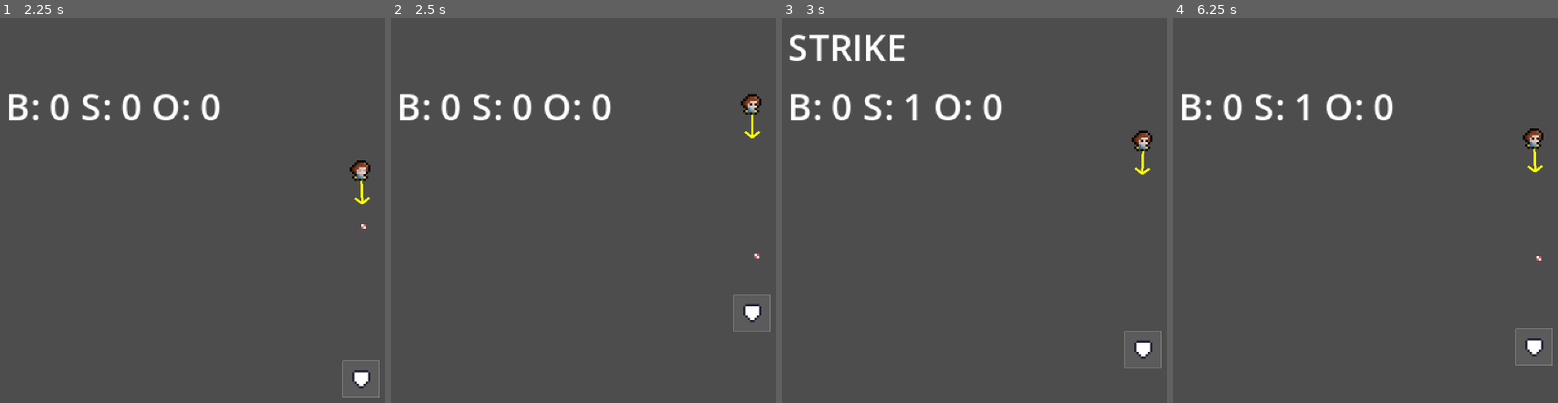
Above: before the commit, frames 1-4 (left to right).
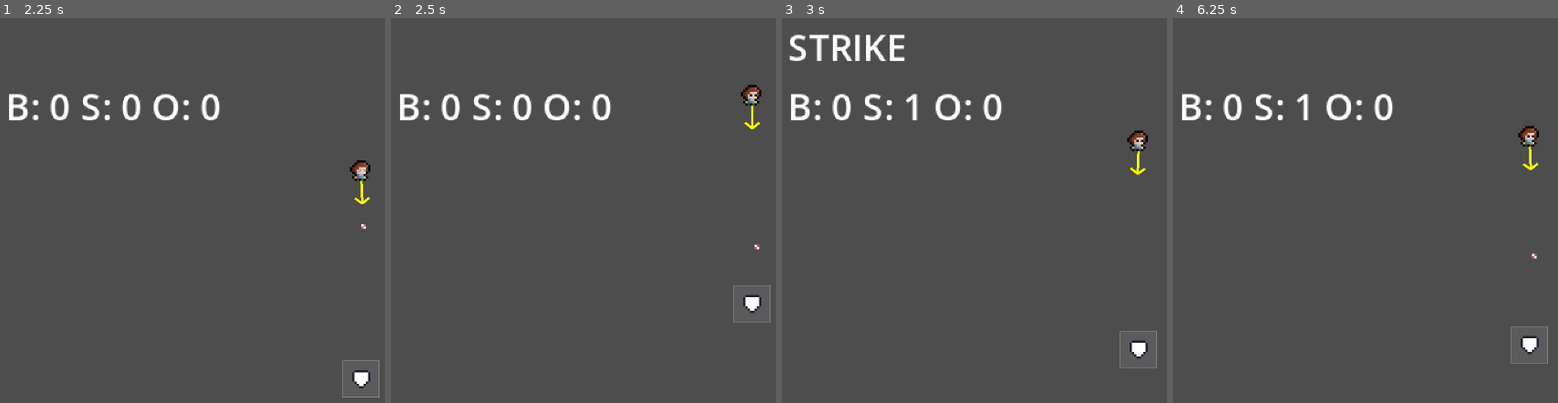
Above: after the commit, the same moments.

Repository: LunchBoxValley/base_quest
Game: Godot game, scene res://scenes/main/main.tscn
Same seed, same stepped clock (60 frames per second), same inputs: the game is played once before the commit and once after it.
Inputs:
- Up to frame 1 (2.25 s): tap Enter (pitch) at 0.5, 1.55, 2.1 s; tap Left (aim_left) at 0.6 s; tap Right (aim_right) at 0.8, 1.35 s
- Up to frame 2 (2.5 s): tap Left (aim_left) at 2.3 s
- Up to frame 3 (3 s): tap Left (aim_left) at 2.85 s
- Up to frame 4 (6.25 s): tap Right (aim_right) at 3.05, 3.6, 5.3, 5.85 s; tap Enter (pitch) at 3.8, 4.35, 6.05 s; tap Left (aim_left) at 4.55, 5.1 s; tap Space at 5 s

Frame 1 is identical in both runs. In frame 2, 0.8% of the frame differs, in the area x 88-99%, y 17-82%; in frame 3, 0.6%; in frame 4, 0.8%, in the area x 87-99%, y 27-91%.

Commit message:
update 06
Added a little bit of Juice.

Diff:
--- a/UI/pitch_meter.gd
+++ b/UI/pitch_meter.gd
@@ -1,32 +1,34 @@
+# res://ui/pitch_meter.gd
 extends Control
 class_name PitchMeter
 
 signal finished(power: float, accuracy: float)
 
+@export var anchor_corner: int = Control.PRESET_TOP_LEFT
+@export var anchor_offset: Vector2 = Vector2(4, 4)
 @export var speed: float = 2.0  # cycles per second
+
 @onready var fg: ColorRect = $BarFG
 
 var _t := 0.0
-var _phase := 0        # 0 = power, 1 = accuracy, 2 = done
+var _phase := 0              # 0 = power, 1 = accuracy, 2 = done
 var running := false
-
 var power := 0.5
 var accuracy := 0.5
 
 func _ready() -> void:
+	set_anchors_preset(anchor_corner)
+	position = anchor_offset
+	mouse_filter = MOUSE_FILTER_IGNORE
+	visible = false
+	add_to_group("pitch_meter")
 	set_process(true)
-	visible = false
-	add_to_group("pitch_meter")  # so Pitcher can find it
 
 func start() -> void:
 	visible = true
 	running = true
 	_phase = 0
 	_t = 0.0
-
-func stop() -> void:
-	running = false
-	visible = false
 
 func lock() -> void:
 	if not running:
@@ -40,17 +42,17 @@
 		_phase = 2
 		running = false
 		visible = false
-		emit_signal("finished", power, accuracy)
+		finished.emit(power, accuracy)
 
 func _process(delta: float) -> void:
 	if not running:
 		return
 	_t += delta * speed
 	var v := _current_value()
-	# assume BarFG width target is 48 px; adjust if you used a different size
+	# If your bar width differs, tweak 48.0 to match
 	fg.size.x = int(48.0 * v)
 
 func _current_value() -> float:
-	# ping-pong 0..1..0 sweep
+	# ping-pong 0..1..0
 	var r := fposmod(_t, 2.0)
-	return r if r <= 1.0 else 2.0 - r
+	return (r if r <= 1.0 else (2.0 - r))
--- a/UI/umpire_hud.gd
+++ b/UI/umpire_hud.gd
@@ -2,8 +2,8 @@
 extends Control
 class_name UmpireHUD
 
-@export var home_plate_path: NodePath      # drag your HomePlate node here
-@export var call_flash_time: float = 0.7   # seconds the big call stays visible
+@export var home_plate_path: NodePath
+@export var call_flash_time: float = 0.7
 @export var anchor_corner: int = Control.PRESET_TOP_LEFT
 @export var anchor_offset: Vector2 = Vector2(4, 4)
 
@@ -18,14 +18,12 @@
 var outs := 0
 
 func _ready() -> void:
-	# Anchor to top-left and ignore mouse so gameplay input passes through.
 	set_anchors_preset(anchor_corner)
 	position = anchor_offset
 	mouse_filter = MOUSE_FILTER_IGNORE
 
-	# Guard against missing nodes (prevents the "null instance .text" error)
 	if not (lbl_call and lbl_balls and lbl_strikes and lbl_outs and timer):
-		push_error("[UmpireHUD] One or more child nodes not found. Check your scene paths/names.")
+		push_error("[UmpireHUD] Missing child nodes. Check scene paths.")
 		return
 
 	lbl_call.text = ""
@@ -38,10 +36,8 @@
 func _wire_plate() -> void:
 	var plate := get_node_or_null(home_plate_path)
 	if plate == null:
-		push_warning("[UmpireHUD] home_plate_path is not set or not found.")
+		push_warning("[UmpireHUD] home_plate_path not set.")
 		return
-
-	# Godot 4 style: connect via signal objects, avoid duplicate connects.
 	if not plate.called_strike.is_connected(_on_called_strike):
 		plate.called_strike.connect(_on_called_strike)
 	if not plate.called_ball.is_connected(_on_called_ball):
@@ -67,15 +63,26 @@
 	_render()
 
 func _flash_call(t: String) -> void:
-	if lbl_call:
-		lbl_call.text = t
+	lbl_call.text = t
 	timer.start(call_flash_time)
 
 func _on_call_timer_timeout() -> void:
-	if lbl_call:
-		lbl_call.text = ""
+	lbl_call.text = ""
 
 func _render() -> void:
-	if lbl_balls:   lbl_balls.text   = "B: %d" % balls
-	if lbl_strikes: lbl_strikes.text = "S: %d" % strikes
-	if lbl_outs:    lbl_outs.text    = "O: %d" % outs
+	var old_b := lbl_balls.text
+	var old_s := lbl_strikes.text
+	var old_o := lbl_outs.text
+
+	lbl_balls.text   = "B: %d" % balls
+	lbl_strikes.text = "S: %d" % strikes
+	lbl_outs.text    = "O: %d" % outs
+
+	if lbl_balls.text != old_b: _pulse(lbl_balls)
+	if lbl_strikes.text != old_s: _pulse(lbl_strikes)
+	if lbl_outs.text != old_o: _pulse(lbl_outs)
+
+func _pulse(lbl: Label) -> void:
+	lbl.scale = Vector2(1.08, 1.08)
+	var tw := create_tween().set_trans(Tween.TRANS_QUAD).set_ease(Tween.EASE_OUT)
+	tw.tween_property(lbl, "scale", Vector2.ONE, 0.12)
--- a/entities/pitcher/pitcher.gd
+++ b/entities/pitcher/pitcher.gd
@@ -4,24 +4,22 @@
 
 # Scenes/paths
 @export var ball_scene: PackedScene = preload("res://entities/ball/ball.tscn")
-@export var home_plate_path: NodePath                      # drag your HomePlate node here
-@export var pitch_meter_path: NodePath                     # optional: drag your PitchMeter here (else we find group "pitch_meter")
+@export var home_plate_path: NodePath
+@export var pitch_meter_path: NodePath   # optional: or found by group "pitch_meter"
 
 # Tuning
 @export var pitch_speed: float = 220.0
-@export var aim_slots_per_side: int = 4                    # -4..+4 (9 slots total)
-@export var strike_zone_half_width: float = 12.0           # if zone_size.x == 24, this is 12
-@export var out_of_zone_extra: float = 2.0                 # furthest slot sits just outside zone edge
+@export var aim_slots_per_side: int = 4              # -4..+4
+@export var strike_zone_half_width: float = 12.0
+@export var out_of_zone_extra: float = 2.0           # modest outside
 
 # Visuals
 @export var draw_aim_indicator: bool = true
 
 @onready var hand: Marker2D = $Hand
 
-var _aim_slot: int = 0               # -aim_slots_per_side .. +aim_slots_per_side
+var _aim_slot: int = 0
 var _home_plate: Node2D
-
-# Meter state
 var _meter_active := false
 
 func _ready() -> void:
@@ -30,24 +28,19 @@
 	queue_redraw()
 
 func _unhandled_input(event: InputEvent) -> void:
-	# Aim taps
 	if Input.is_action_just_pressed("aim_left"):
 		_aim_slot = max(_aim_slot - 1, -aim_slots_per_side)
-		queue_redraw()
-		return
+		queue_redraw(); return
 	if Input.is_action_just_pressed("aim_right"):
 		_aim_slot = min(_aim_slot + 1, aim_slots_per_side)
-		queue_redraw()
-		return
+		queue_redraw(); return
 
-	# Pitch flow (with optional meter)
 	if Input.is_action_just_pressed("pitch"):
 		var meter := _get_meter()
 		if meter:
-			# 1st press starts; 2nd locks power; 3rd locks accuracy → emits finished(power, accuracy)
 			if not _meter_active:
 				_meter_active = true
-				if not meter.is_connected("finished", Callable(self, "_on_meter_finished")):
+				if not meter.finished.is_connected(_on_meter_finished):
 					meter.finished.connect(_on_meter_finished)
 				if meter.has_method("start"):
 					meter.start()
@@ -55,7 +48,6 @@
 				if meter.has_method("lock"):
 					meter.lock()
 		else:
-			# No meter present → immediate throw
 			_do_pitch(1.0, 1.0)
 
 func _on_meter_finished(power: float, accuracy: float) -> void:
@@ -69,41 +61,35 @@
 	return m
 
 func _do_pitch(power: float, accuracy: float) -> void:
-	# Instantiate ball
 	var scene: PackedScene = ball_scene if ball_scene != null else preload("res://entities/ball/ball.tscn")
 	var b := scene.instantiate()
 
-	# Spawn under Entities (Pitcher's parent) to keep hierarchy tidy
 	var container := get_parent()
 	if container:
 		container.add_child(b)
 	else:
 		get_tree().current_scene.add_child(b)
 
-	# Clamp travel so the ball reaches the plate but not far beyond
 	if is_instance_valid(_home_plate) and b is Ball:
 		var travel := (_home_plate.global_position.y - hand.global_position.y) + 4.0
-		b.max_travel = max(travel, 40.0)  # safety floor
+		b.max_travel = max(travel, 40.0)
 
-	# Register with the plate so it can judge STRIKE/BALL once
 	if is_instance_valid(_home_plate) and _home_plate.has_method("register_ball"):
 		_home_plate.register_ball(b)
 
-	# Direction with accuracy-based wobble (small)
 	var dir := _compute_pitch_direction_with_accuracy(accuracy)
-
-	# Scale speed by power (arcade-friendly range ≈ 0.7x..1.3x)
 	var speed_mult = clamp(0.7 + 0.6 * clamp(power, 0.0, 1.0), 0.1, 2.0)
 	b.pitch_from(hand.global_position, dir, pitch_speed * speed_mult)
 
-	# Camera follow live ball, then return to pitcher when ball is done
 	var cam := get_tree().get_first_node_in_group("game_camera")
 	if cam and cam.has_method("follow_target"):
-		cam.call("follow_target", b)
+		cam.follow_target(b)
+		if cam.has_method("kick"):
+			cam.kick(1.5, 0.10)  # micro pop on release
 		if b.has_signal("out_of_play"):
 			b.out_of_play.connect(func():
 				if is_instance_valid(cam) and cam.has_method("follow_default"):
-					cam.call("follow_default")
+					cam.follow_default()
 			)
 
 func _compute_pitch_direction_with_accuracy(accuracy: float) -> Vector2:
@@ -111,8 +97,7 @@
 		var max_offset := strike_zone_half_width + out_of_zone_extra
 		var step := max_offset / float(aim_slots_per_side)
 		var offset_x := _aim_slot * step
-
-		# Tighter wobble than before (0.4 instead of 0.6)
+		# tighter wobble
 		var wobble_amp = step * 0.4 * (1.0 - clamp(accuracy, 0.0, 1.0))
 		offset_x += (randf() * 2.0 - 1.0) * wobble_amp
 
@@ -122,16 +107,14 @@
 			target.y = hand.global_position.y + 120.0
 		return (target - hand.global_position).normalized()
 	else:
-		# Fallback if plate not set: small angular nudge with wobble
 		var base := Vector2.DOWN
 		var offset := Vector2(float(_aim_slot) * 0.18, 0.0)
 		var wobble := Vector2((randf() * 2.0 - 1.0) * 0.08 * (1.0 - clamp(accuracy, 0.0, 1.0)), 0.0)
 		return (base + offset + wobble).normalized()
 
 func _draw() -> void:
-	# Sprite2D child is the body; we only draw the aim arrow preview (no wobble)
 	if draw_aim_indicator and is_instance_valid(hand):
-		var dir := _compute_pitch_direction_with_accuracy(1.0)
+		var dir := _compute_pitch_direction_with_accuracy(1.0) # preview w/o wobble
 		var start := hand.position
 		var end := start + dir * 12.0
 		draw_line(start, end, Color(1, 1, 0), 1.0, false)
--- a/scenes/main/camera_2d.gd
+++ b/scenes/main/camera_2d.gd
@@ -2,21 +2,25 @@
 extends Camera2D
 class_name GameCamera
 
-@export var default_target_path: NodePath      # drag your Pitcher here (../Entities/Pitcher)
-@export var follow_lerp_speed: float = 8.0
+@export var default_target_path: NodePath      # usually ../Entities/Pitcher
+@export var follow_lerp_speed: float = 10.0
 
-# Where to place the default target (the pitcher) on screen BEFORE a pitch.
-# X ratio 0.5 = centered horizontally. Y ratio 1/3 = one third from top.
+# Pre-pitch framing: place pitcher at 1/3 from top, centered X
 @export var default_x_ratio: float = 0.5
 @export var default_y_ratio: float = 1.0 / 3.0
 
 var _target: Node2D
-var _use_offset: bool = true   # true = frame with ratios; false = center on target
+var _use_offset: bool = true   # true = offset framing (pitcher), false = center (ball)
+
+# Tiny camera kick (microshake) for juice
+var _kick_offset := Vector2.ZERO
+var _kick_time := 0.0
+var _kick_len := 0.0
 
 func _ready() -> void:
 	enabled = true
 	add_to_group("game_camera")
-	follow_default(true)  # snap to offset framing on startup
+	follow_default(true)  # snap to pitcher offset on boot
 
 func follow_default(snap: bool = false) -> void:
 	_use_offset = true
@@ -30,22 +34,33 @@
 func follow_target(node: Node2D, snap: bool = false) -> void:
 	if node == null:
 		return
-	_use_offset = false  # when following the ball, center it
+	_use_offset = false  # center on ball while pitching
 	_target = node
 	if snap:
 		global_position = _desired_cam_pos_for(_target.global_position, false)
 
+func kick(strength_px := 2.0, duration := 0.12) -> void:
+	_kick_offset = Vector2(randf() * 2.0 - 1.0, 1.0).normalized() * strength_px
+	_kick_time = duration
+	_kick_len = duration
+
 func _process(delta: float) -> void:
-	if _target:
-		var desired := _desired_cam_pos_for(_target.global_position, _use_offset)
-		var t = clamp(delta * follow_lerp_speed, 0.0, 1.0)
-		var nx = lerp(global_position.x, desired.x, t)
-		var ny = lerp(global_position.y, desired.y, t)
-		global_position = Vector2(round(nx), round(ny))  # pixel-perfect rounding
+	if _target == null:
+		return
+	var desired := _desired_cam_pos_for(_target.global_position, _use_offset)
+	if _kick_time > 0.0:
+		_kick_time -= delta
+		var k = clamp(_kick_time / max(_kick_len, 0.00001), 0.0, 1.0) # ease-out
+		desired += _kick_offset * k
+
+	var t = clamp(delta * follow_lerp_speed, 0.0, 1.0)
+	var nx = lerp(global_position.x, desired.x, t)
+	var ny = lerp(global_position.y, desired.y, t)
+	global_position = Vector2(round(nx), round(ny))  # pixel-perfect
 
 func _desired_cam_pos_for(tpos: Vector2, use_offset: bool) -> Vector2:
 	if not use_offset:
-		return tpos                    # center on target
+		return tpos  # center on target
 	var vsize := get_viewport_rect().size
 	var vcenter := vsize * 0.5
 	var desired_screen := Vector2(vsize.x * default_x_ratio, vsize.y * default_y_ratio)
--- a/scenes/main/home_plate.gd
+++ b/scenes/main/home_plate.gd
@@ -5,30 +5,30 @@
 signal called_strike
 signal called_ball
 
-# --- Inspector controls -------------------------------------------------------
 @export_group("Strike Zone")
 @export var zone_width_px: int = 24 : set = _set_zone_width
 @export var zone_height_px: int = 36 : set = _set_zone_height
 @export var zone_offset_px: Vector2 = Vector2(0, 0) : set = _set_zone_offset
 @export var show_zone: bool = true : set = _set_show_zone
 
-# If true, we expand the zone horizontally by the ball's radius to count edge clips as strikes.
 @export var consider_ball_radius: bool = true
-@export var ball_radius_px: float = 2.0        # 4×4 ball → ~2px radius
-# Extra “forgiveness” beyond ball radius (use 0 for strict, 1–2 for a tad looser)
-@export var extra_edge_px: float = 0.0
+@export var ball_radius_px: float = 2.0    # 4×4 ball → ~2 px
+@export var extra_edge_px: float = 0.0     # extra leniency
+
+@export_group("Juice")
+@export var flash_time := 0.08             # zone flash on call
 
 @export_group("Debug")
 @export var debug_print: bool = true
 
-# --- Internals ----------------------------------------------------------------
-var _tracked: Dictionary = {}  # { Node2D: Vector2 } previous position per live ball
+var _tracked: Dictionary = {}   # { Node2D: Vector2 }
+var _flash_t := 0.0
 
 func _ready() -> void:
 	set_physics_process(true)
+	set_process(true)
 	queue_redraw()
 
-# Called by the Pitcher when a new ball is spawned
 func register_ball(ball: Node2D) -> void:
 	if ball == null:
 		return
@@ -51,12 +51,10 @@
 	var rect_left := rect.position.x
 	var rect_right := rect_left + rect.size.x
 
-	# Horizontal margin for strike: ball radius (optional) + extra leniency
 	var margin = (ball_radius_px if consider_ball_radius else 0.0) + max(extra_edge_px, 0.0)
 	var left_with_margin = rect_left - margin
 	var right_with_margin = rect_right + margin
 
-	# Iterate over a copy so we can erase mid-loop
 	for ball in _tracked.keys():
 		if not is_instance_valid(ball):
 			_tracked.erase(ball)
@@ -68,9 +66,9 @@
 		var prev_in_y := (prev.y >= rect_top) and (prev.y <= rect_bottom)
 		var cur_in_y := (cur.y >= rect_top) and (cur.y <= rect_bottom)
 
-		# Make the call exactly once when entering the Y band
 		if (not prev_in_y) and cur_in_y:
 			var inside_x = (cur.x >= left_with_margin) and (cur.x <= right_with_margin)
+			_flash_call()
 			if inside_x:
 				if debug_print: print("STRIKE")
 				called_strike.emit()
@@ -81,9 +79,21 @@
 		else:
 			_tracked[ball] = cur
 
-# --- Helpers ------------------------------------------------------------------
+func _process(delta: float) -> void:
+	if _flash_t > 0.0:
+		_flash_t -= delta
+		if _flash_t <= 0.0:
+			queue_redraw()
+
+func _flash_call() -> void:
+	_flash_t = flash_time
+	queue_redraw()
+	var cam := get_tree().get_first_node_in_group("game_camera")
+	if cam and cam.has_method("kick"):
+		cam.kick(2.0, 0.10)
+
+# --- Helpers ---
 func _zone_local_rect() -> Rect2:
-	# Centered on this node, then offset by zone_offset_px
 	var size := Vector2(max(1, zone_width_px), max(1, zone_height_px))
 	var top_left := -size * 0.5 + zone_offset_px
 	return Rect2(top_left, size)
@@ -92,28 +102,24 @@
 	var r := _zone_local_rect()
 	return Rect2(global_position + r.position, r.size)
 
-# --- Inspector setters (auto-redraw on tweak) --------------------------------
+# --- Inspector setters ---
 func _set_zone_width(v: int) -> void:
-	zone_width_px = max(1, v)
-	queue_redraw()
+	zone_width_px = max(1, v); queue_redraw()
 
 func _set_zone_height(v: int) -> void:
-	zone_height_px = max(1, v)
-	queue_redraw()
+	zone_height_px = max(1, v); queue_redraw()
 
 func _set_zone_offset(v: Vector2) -> void:
-	zone_offset_px = v
-	queue_redraw()
+	zone_offset_px = v; queue_redraw()
 
 func _set_show_zone(v: bool) -> void:
-	show_zone = v
-	queue_redraw()
+	show_zone = v; queue_redraw()
 
-# --- Debug/Overlay draw -------------------------------------------------------
+# --- Draw (overlay only; plate art is a Sprite2D child) ---
 func _draw() -> void:
 	if not show_zone:
 		return
 	var r := _zone_local_rect()
-	# Fill + outline for the zone
-	draw_rect(r, Color(1, 1, 1, 0.08), true)
-	draw_rect(r, Color(1, 1, 1, 0.35), false)
+	var a := 0.18 if _flash_t > 0.0 else 0.08   # <-- fixed ternary
+	draw_rect(r, Color(1,1,1,a), true)
+	draw_rect(r, Color(1,1,1,0.35), false)
--- a/scenes/main/main.tscn
+++ b/scenes/main/main.tscn
@@ -16,6 +16,7 @@
 position = Vector2(160, 150)
 zone_width_px = 16
 zone_height_px = 16
+flash_time = 0.12
 
 [node name="Entities" type="Node2D" parent="."]
 y_sort_enabled = true
